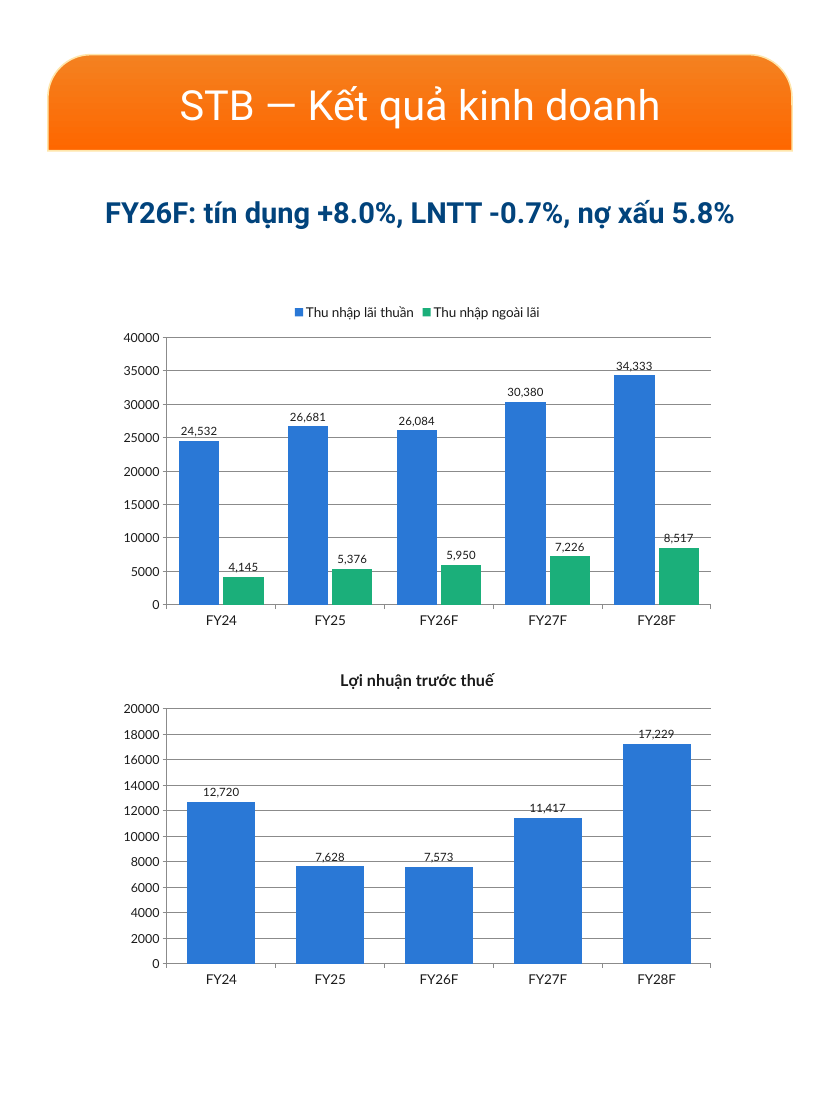
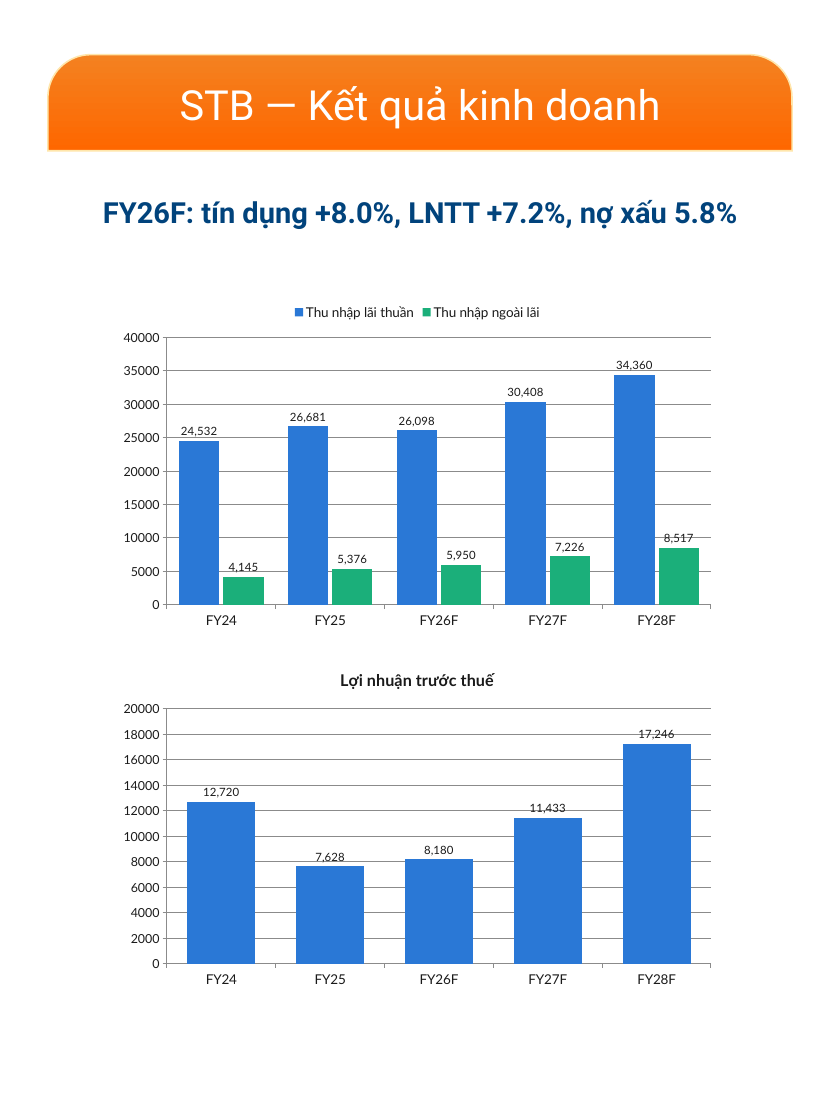
Before and after one commit to datquanton/verbose-guide, a slide deck: slide 8 of MASVN_Mobile_Report_STB_FPT_2Q26_EN_VN.pptx. Drawn at 840x1120 pixels with LibreOffice and Linux fonts; fonts in the diff are those of the drawing; background and template pictures are left out. Boxes give left, top, right and bottom in pixels: in the first picture for what was removed or moved away, otherwise in the second. Text is boxed around its words. In the diff, an @@ line names an element or a change of style, - is before the commit and + after.

```diff
--- a/MASVN_Mobile_Report_STB_FPT_2Q26_EN_VN.pptx
+++ b/MASVN_Mobile_Report_STB_FPT_2Q26_EN_VN.pptx
@@ text at (103,200,737,229): text changed @@
-FY26F: tín dụng +8.0%, LNTT -0.7%, nợ xấu 5.8%
+FY26F: tín dụng +8.0%, LNTT +7.2%, nợ xấu 5.8%
@@ column chart at (111,296,724,635) @@
@@ Thu nhập lãi thuần, FY26F: 26084 to 26098 @@
@@ Thu nhập lãi thuần, FY27F: 30380 to 30408 @@
@@ Thu nhập lãi thuần, FY28F: 34333 to 34360 @@
@@ column chart at (111,655,724,995) @@
@@ Lợi nhuận trước thuế, FY26F: 7573 to 8180 @@
@@ Lợi nhuận trước thuế, FY27F: 11417 to 11433 @@
@@ Lợi nhuận trước thuế, FY28F: 17229 to 17246 @@
```
Also in this commit, not shown: 9 other slides changed, 14 other files.
